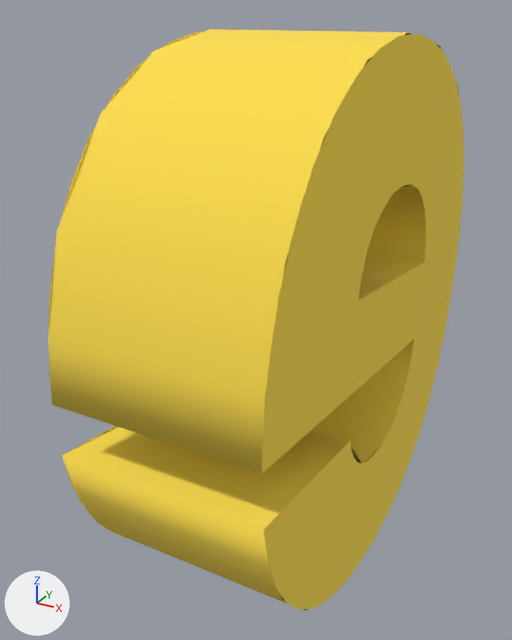
What one commit did to the glTF model e-1.gltf.
Both versions are drawn from a 50 mm lens placed at (1.29, 1.46, 3.97), pointed at (-0.05, 3.9, 2.75). Every picture has the same lights, and +X, +Y and +Z are marked at lower left. Where no turn or scale is listed for an object, it has been applied to the vertices. Vertices at the same position are counted once.

In view in the first picture: 'Text.015'.
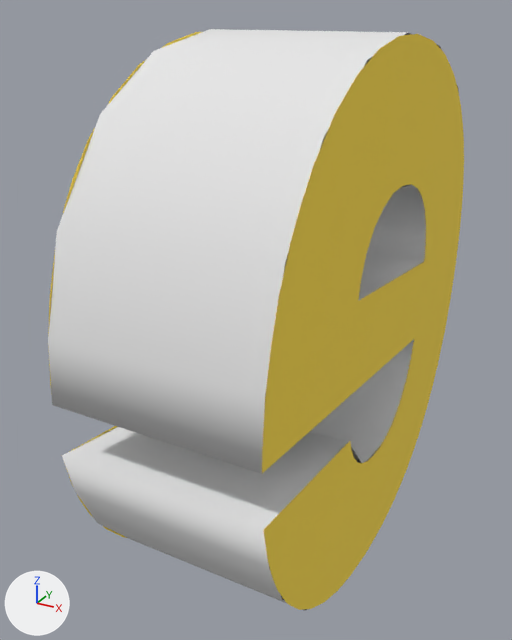
The newer file is also turned or shifted as a whole; pictures and numbers use the older file's frame.

Boxes (x1, y1, x2, y2) around the edits, measured in the pictures (512 x 640 px):
part 1 of me_text_015, recoloured (yellow to white): (48, 29, 464, 611) in both

The change in detail:
Material 'Material' (mat_material) is new.
Its base color is (0.8, 0.8, 0.8) (white #e7e7e7).
Its roughness is 1.0.
me_text_015 has 216 vertices, 219 faces and spans x -0.4..0.39, y -1.07..1.08, z -1.09..1.12.
me_text_015 is used by ob_text_015; location (0.114, 3.995, 2.773).
me_text_015 part 1: all 71 faces centred in x -0.13..0.13, y -1.06..1.07, z -1.07..1.1 switch from mat_material_011 (yellow #ffdf4d) to mat_material (white #e7e7e7).
